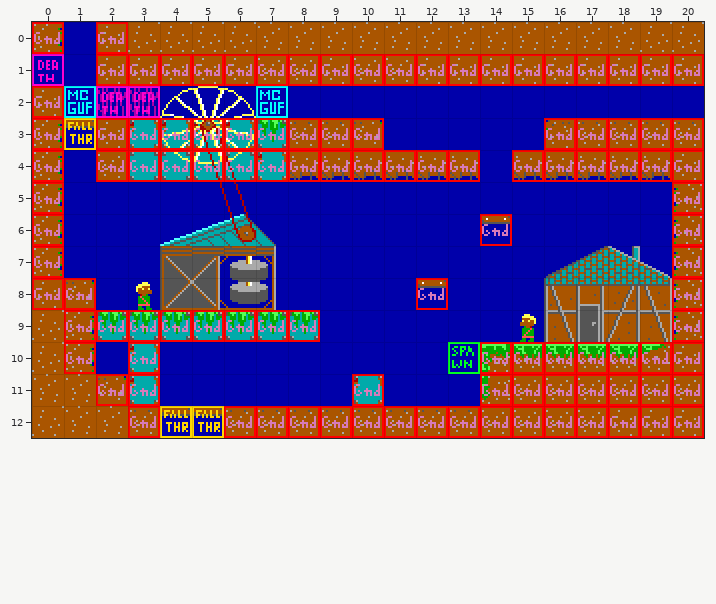
A Tiled map gets an edit: levels/0102.tmx. That is the earlier state.
Cells are 16x16 px. Shown: x 0..20, y 0..12.
After the commit:
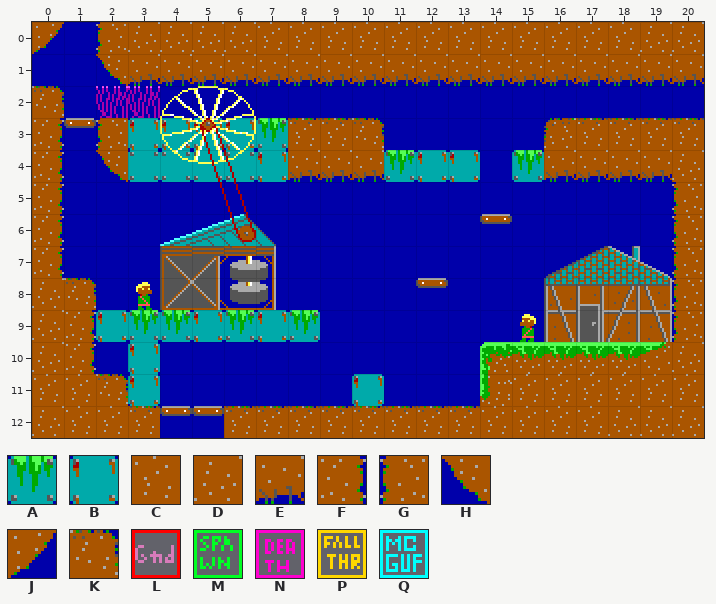
Key: from "Tileset4": A 41, B 60, C 102, D 122, E 140, F 142, G 200, H 220, J 221, K 224; from "obj_layer": L 1, M 2, N 3, P 4, Q 6.
_ is an empty cell, . an unchanged one.
Commit message: Update level design and localization strings for improved gameplay experience
The exact change:
--- layer "bg"
@@ x 0..20 @@
- 0 F.D..................
- 1 ..DDDDDCCDCCDDDDDDDDD
- 2 D....................
- 3 ..D..................
- 4 ..C........EEE.E.....
+ 0 J.G..................
+ 1 ..HEEEEEEEEEEEEEEEEEE
+ 2 K....................
+ 3 ..G..................
+ 4 ..H........ABB.A.....
@@ x 2..7 @@
- 9 A..A.A
+ 9 B..B.B
--- layer "col" (now hidden)
@@ x 0..20 @@
- 0 L.L..................
- 1 N.LLLLLLLLLLLLLLLLLLL
- 2 LQNN...Q.............
- 3 LPLLLLLLLLL.....LLLLL
- 4 L.LLLLLLLLLLLL.LLLLLL
- 5 L...................L
- 6 L.............L.....L
- 7 L...................L
- 8 LL..........L.......L
- 9 .LLLLLLLL...........L
-10 .L.L.........MLLLLLLL
-11 ..LL......L...LLLLLLL
-12 ...LPPLLLLLLLLLLLLLLL
+ 0 _._..................
+ 1 _.___________________
+ 2 ____..._.............
+ 3 ___________....._____
+ 4 _.____________.______
+ 5 _..................._
+ 6 _............._....._
+ 7 _..................._
+ 8 __.........._......._
+ 9 .________..........._
+10 ._._.........________
+11 ..__......_..._______
+12 ...__________________
Changed places in both pictures, as pixel boxes (x1, y1, x2, y2):
changed: (32, 22, 704, 438)
